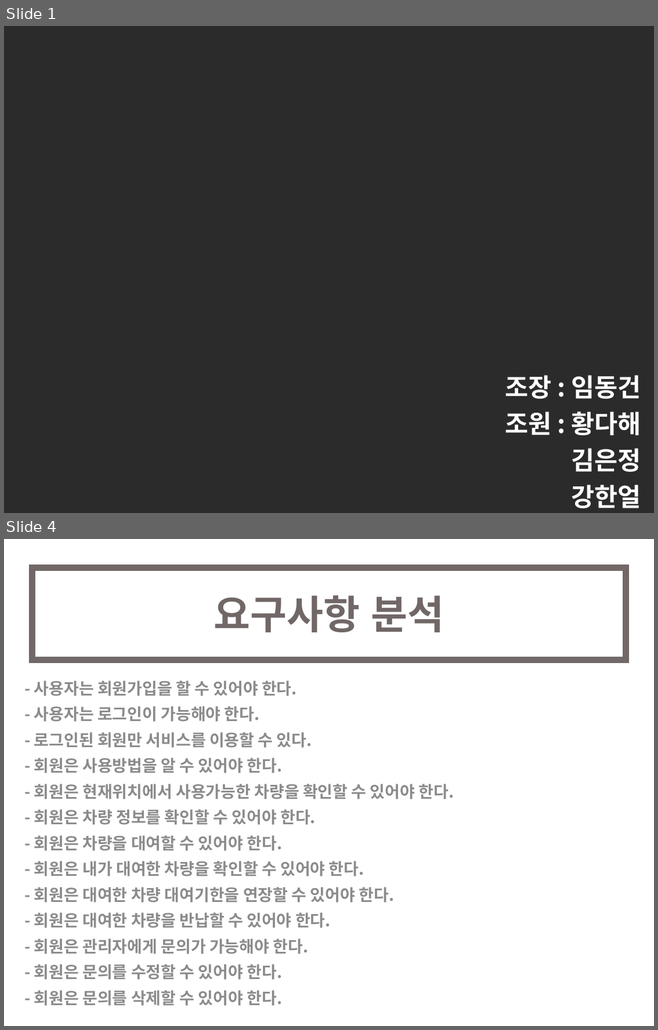
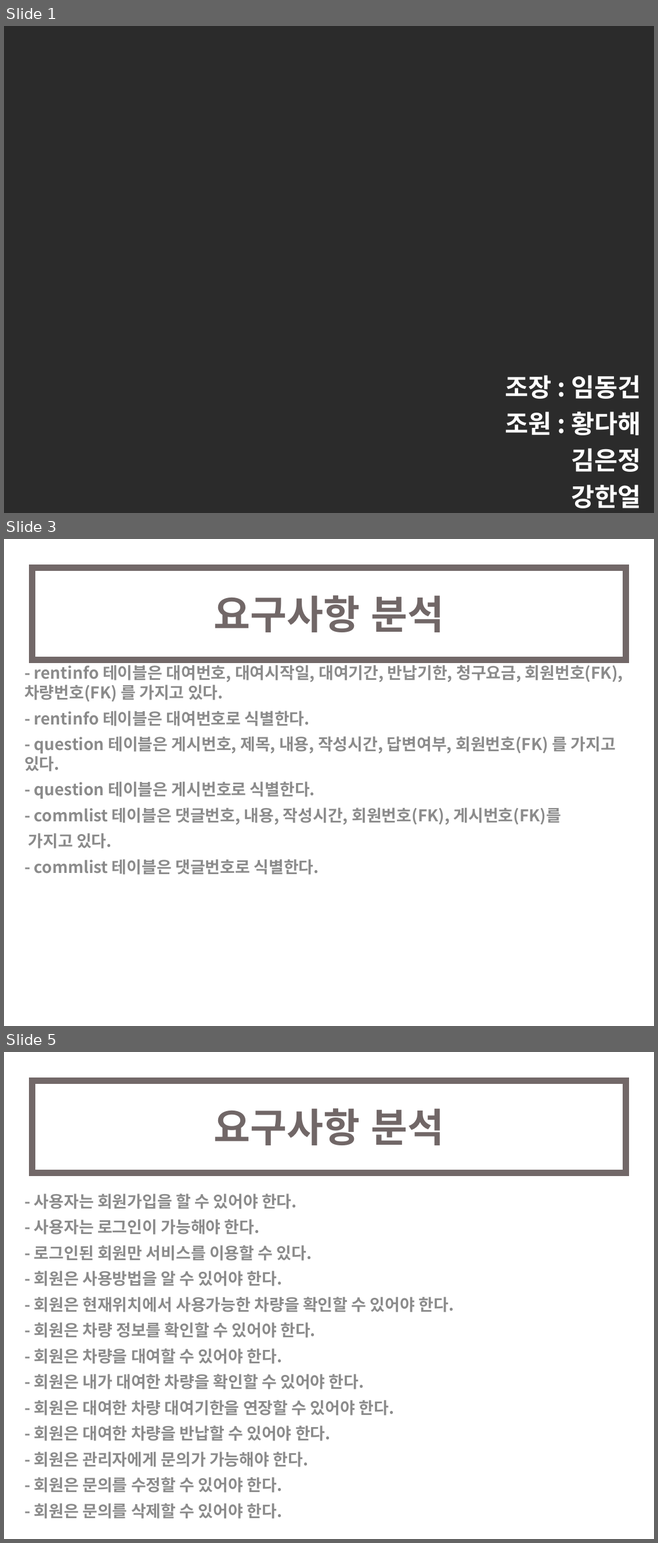
Before and after one commit to ajsirh12/picar, a slide deck: picar/data/PICAR.pptx. Shown one above the other, each under a label of ours: slides 1 and 4 before the commit, slides 1, 3 and 5 after it; the slides between them are not shown. The pictures are 658x1030 and 658x1543 pixels, drawn with LibreOffice and Linux fonts; fonts in the diff are those of the drawing; background and template pictures are left out; a plain dark background stands for a picture behind light text. Boxes give left, top, right and bottom in pixels: in the first picture for what was removed or moved away, otherwise in the second. Text is boxed around its words. In the diff, an @@ line names an element or a change of style, - is before the commit and + after.

```diff
--- a/picar/data/PICAR.pptx
+++ b/picar/data/PICAR.pptx
@@ slide 3 added at (x1=4, y1=539, x2=654, y2=1026), background #FFFFFF; not listed: 1 template element that a slide beside it also shows @@
@@ title added at (x1=213, y1=595, x2=444, y2=632), 44 pt, text #716767, bold @@
+요구사항 분석
@@ text added at (x1=24, y1=663, x2=623, y2=875), 18 pt, text #8C8C8C, bold @@
+- rentinfo 테이블은 대여번호, 대여시작일, 대여기간, 반납기한, 청구요금, 회원번호(FK), 차량번호(FK) 를 가지고 있다.
+- rentinfo 테이블은 대여번호로 식별한다.
+- question 테이블은 게시번호, 제목, 내용, 작성시간, 답변여부, 회원번호(FK) 를 가지고 있다.
+- question 테이블은 게시번호로 식별한다.
+- commlist 테이블은 댓글번호, 내용, 작성시간, 회원번호(FK), 게시번호(FK)를
+가지고 있다.
+- commlist 테이블은 댓글번호로 식별한다.
@@ what was slide 4 is now slide 5 @@
```
Also in this commit, not shown: 2 slides changed.
